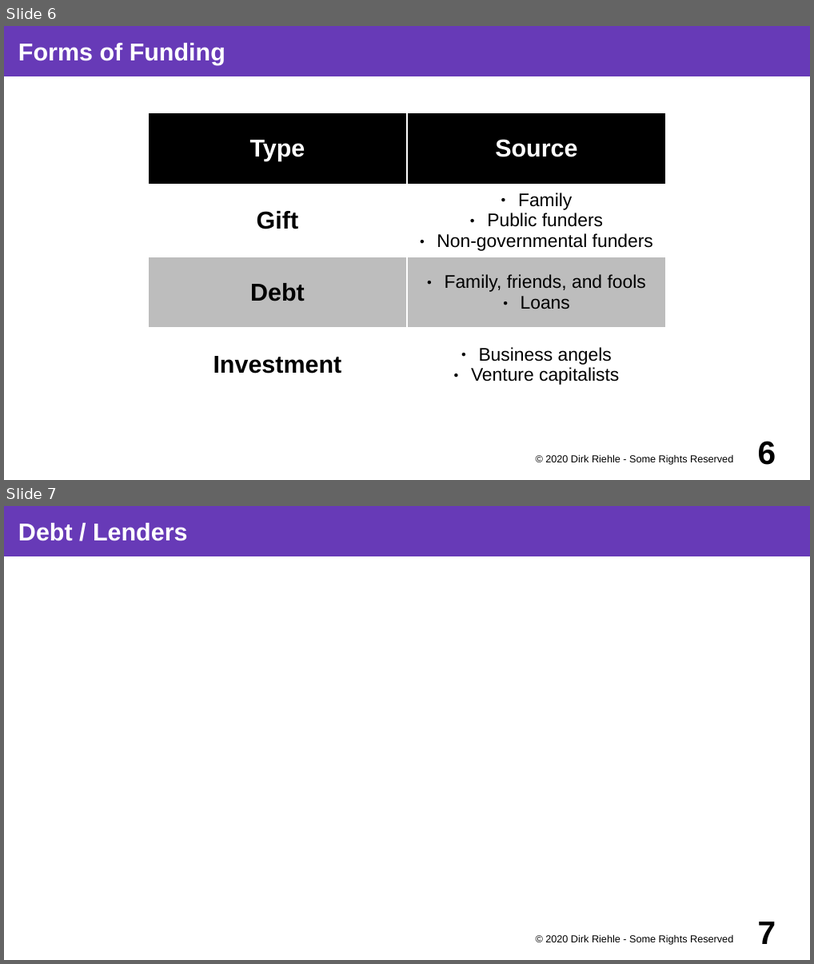
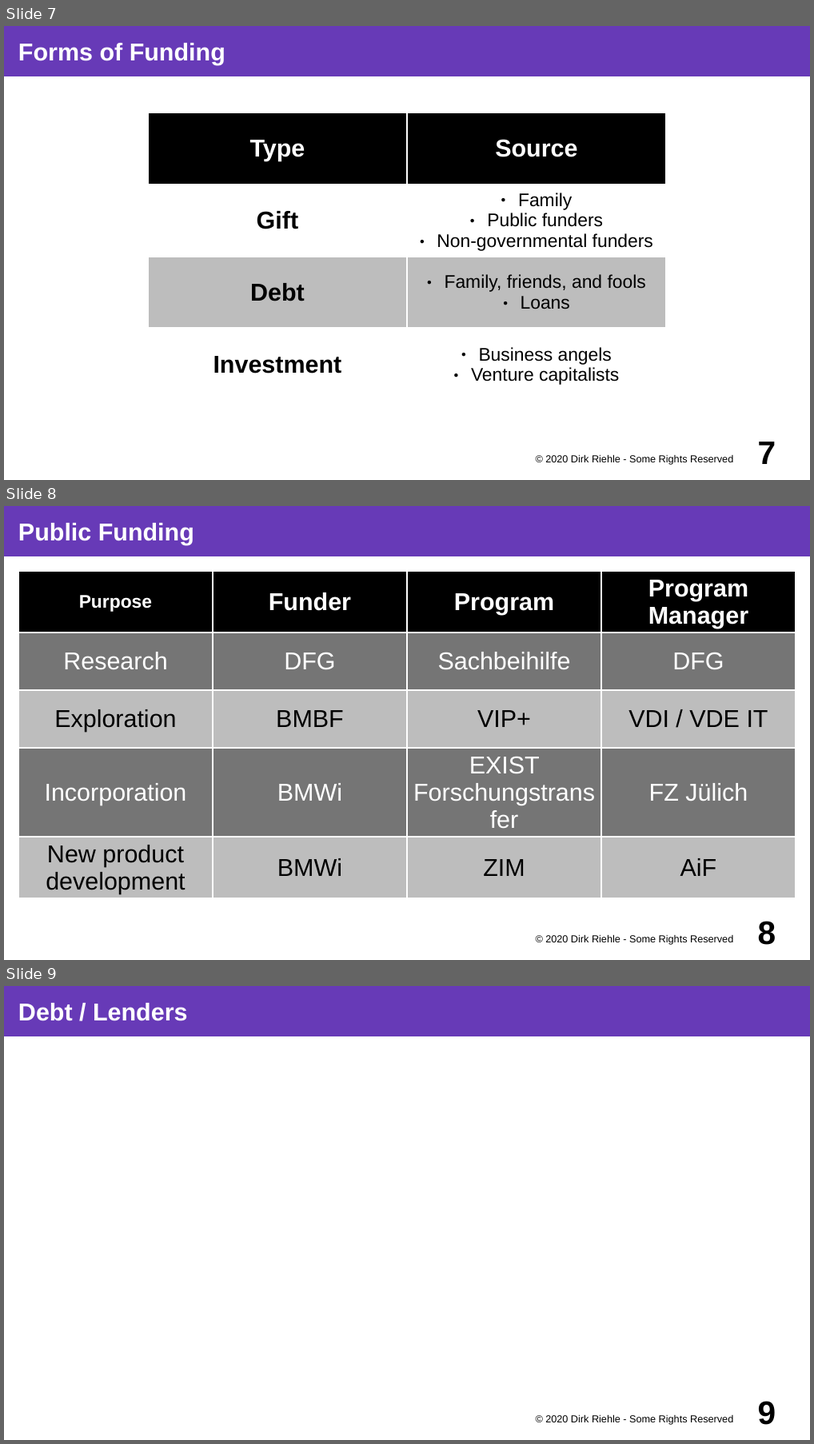
Before and after one commit to dirkriehle/coss-course, a slide deck: Lecture slides/COSS D04 - Fundraising.odp. Shown one above the other, each under a label of ours: slides 6 and 7 before the commit, slides 7, 8 and 9 after it. The pictures are 814x964 and 814x1444 pixels, drawn with LibreOffice and Linux fonts; fonts in the diff are those of the drawing. Boxes give left, top, right and bottom in pixels: in the first picture for what was removed or moved away, otherwise in the second. Text is boxed around its words. In the diff, an @@ line names an element or a change of style, - is before the commit and + after.

```diff
--- a/Lecture slides/COSS D04 - Fundraising.odp
+++ b/Lecture slides/COSS D04 - Fundraising.odp
@@ slide 8 added at box(4, 506, 810, 960), background #FFFFFF @@
@@ title added at box(4, 506, 810, 556), fill #673AB7, 24 pt, text #FFFFFF, bold @@
+Public Funding
@@ table added at box(18, 571, 798, 897), 5 rows, 4 columns @@
+Purpose | Funder | Program | Program Manager
+Research | DFG | Sachbeihilfe | DFG
+Exploration | BMBF | VIP+ | VDI / VDE IT
+Incorporation | BMWi | EXIST Forschungstransfer | FZ Jülich
+New product development | BMWi | ZIM | AiF
@@ text added at box(546, 934, 734, 944), 10 pt, text #000000 @@
+© 2020 Dirk Riehle - Some Rights Reserved
@@ page number added at box(758, 920, 777, 944), 32 pt, text #000000, bold @@
+8
@@ what was slide 6 is now slide 7 @@
@@ page number at box(758, 441, 777, 464): text changed @@
-6
+7
@@ what was slide 7 is now slide 9 @@
@@ page number at box(758, 1400, 777, 1424): text changed @@
-7
+9
```
Also in this commit, not shown: 1 other slide added, 4 other files.
